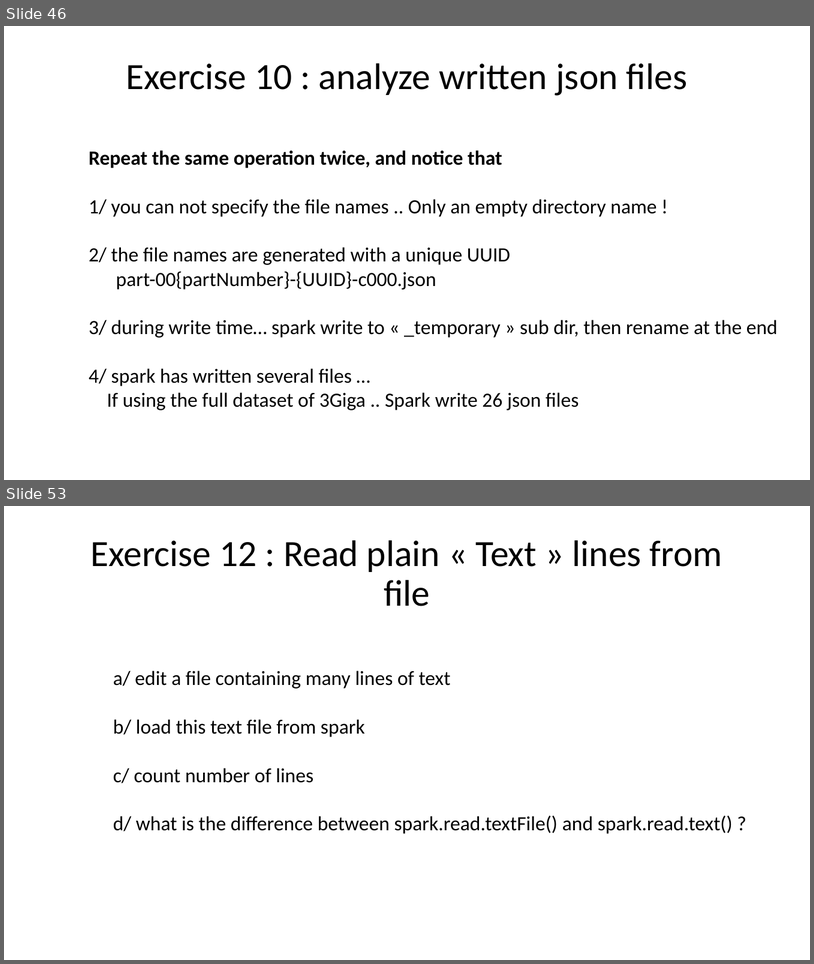
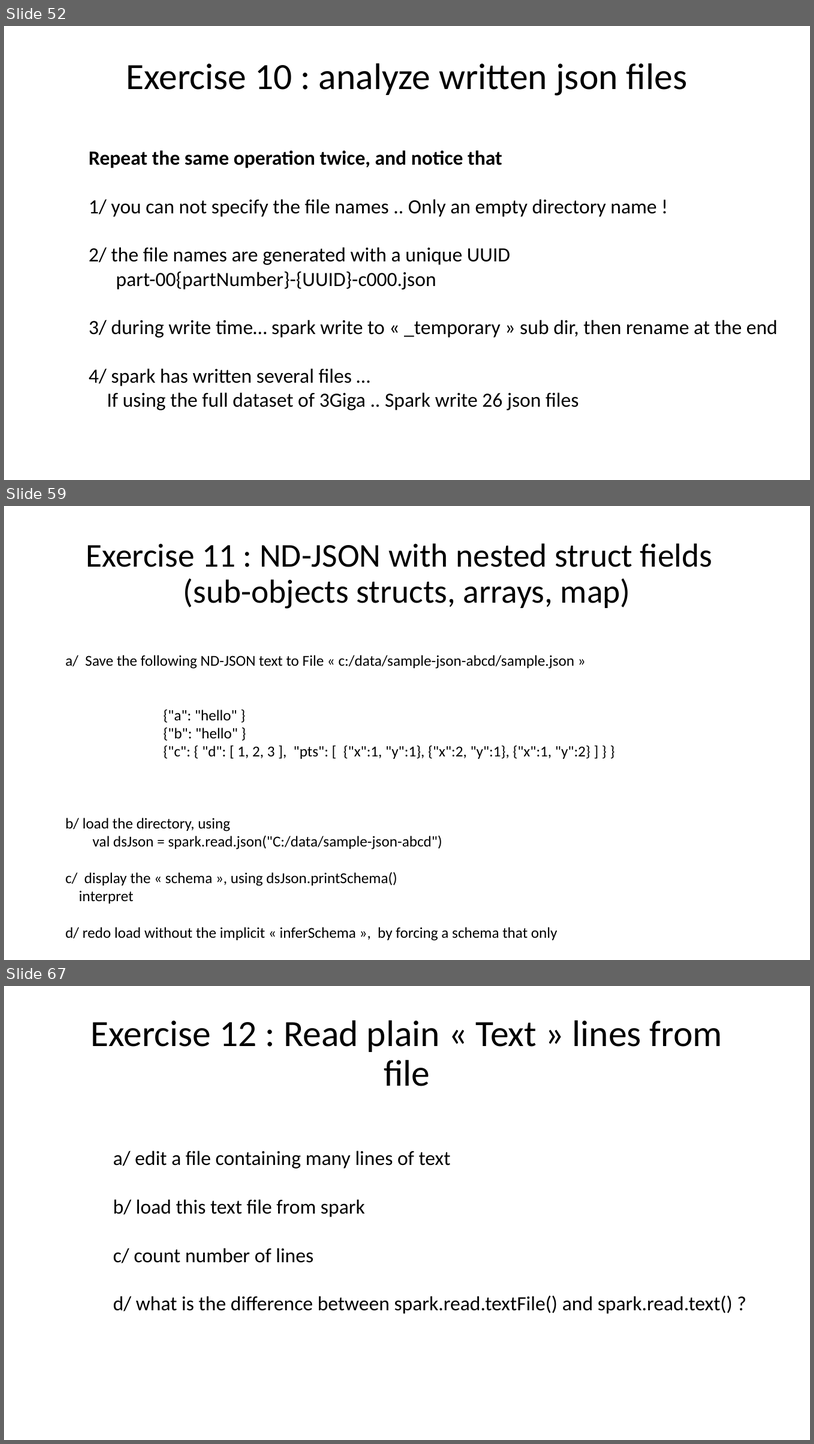
Before and after one commit to Arnaud-Nauwynck/presentations, a slide deck: pres-bigdata/Hands-On/TD2-part1-spark-read-write.pptx. Shown one above the other, each under a label of ours: slides 46 and 53 before the commit, slides 52, 59 and 67 after it; the slides between them are not shown. The pictures are 814x964 and 814x1444 pixels, drawn with LibreOffice and Linux fonts; fonts in the diff are those of the drawing. Boxes give left, top, right and bottom in pixels: in the first picture for what was removed or moved away, otherwise in the second. Text is boxed around its words. In the diff, an @@ line names an element or a change of style, - is before the commit and + after.

```diff
--- a/pres-bigdata/Hands-On/TD2-part1-spark-read-write.pptx
+++ b/pres-bigdata/Hands-On/TD2-part1-spark-read-write.pptx
@@ slide 59 added at bbox=[4, 506, 810, 960], background #FFFFFF @@
@@ title added at bbox=[86, 543, 713, 609], 39.6 pt, text #000000 @@
+Exercise 11 : ND-JSON with nested struct fields
+(sub-objects structs, arrays, map)
@@ text added at bbox=[65, 655, 575, 669], 18 pt, text #000000 @@
+a/ Save the following ND-JSON text to File « c:/data/sample-json-abcd/sample.json »
@@ text added at bbox=[164, 709, 591, 759], 18 pt, text #000000 @@
+{"a": "hello" }
+{"b": "hello" }
+{"c": { "d": [ 1, 2, 3 ], "pts": [ {"x":1, "y":1}, {"x":2, "y":1}, {"x":1, "y":2} ] } }
@@ text added at bbox=[65, 817, 558, 940], 18 pt, text #000000 @@
+b/ load the directory, using
+val dsJson = spark.read.json("C:/data/sample-json-abcd")
+c/ display the « schema », using dsJson.printSchema()
+interpret
+d/ redo load without the implicit « inferSchema », by forcing a schema that only
@@ what was slide 46 is now slide 52 @@
@@ what was slide 53 is now slide 67 @@
```
Also in this commit, not shown: 14 slides changed, 15 other slides added, 1 slide removed, 23 other files.
